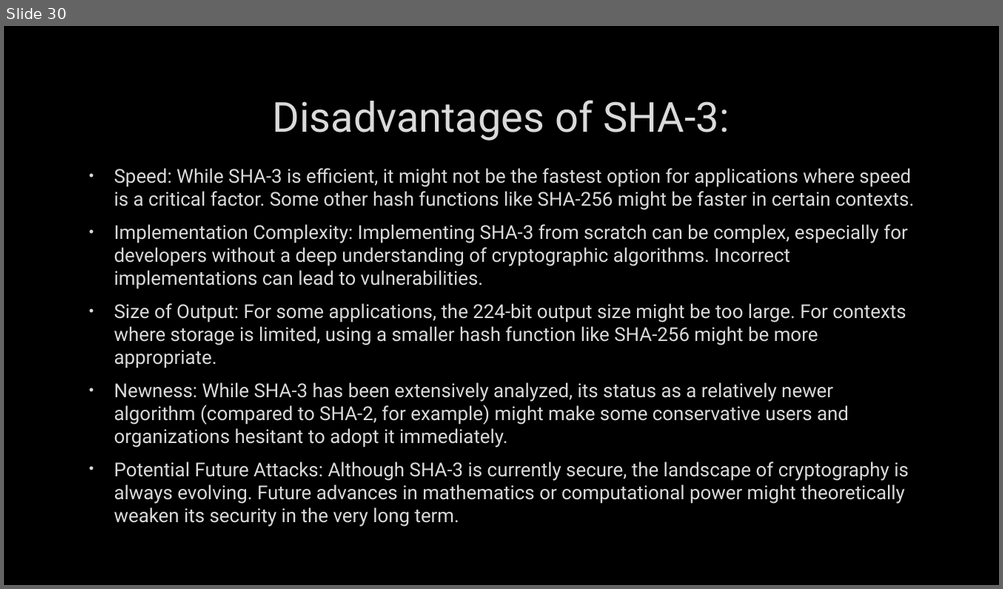
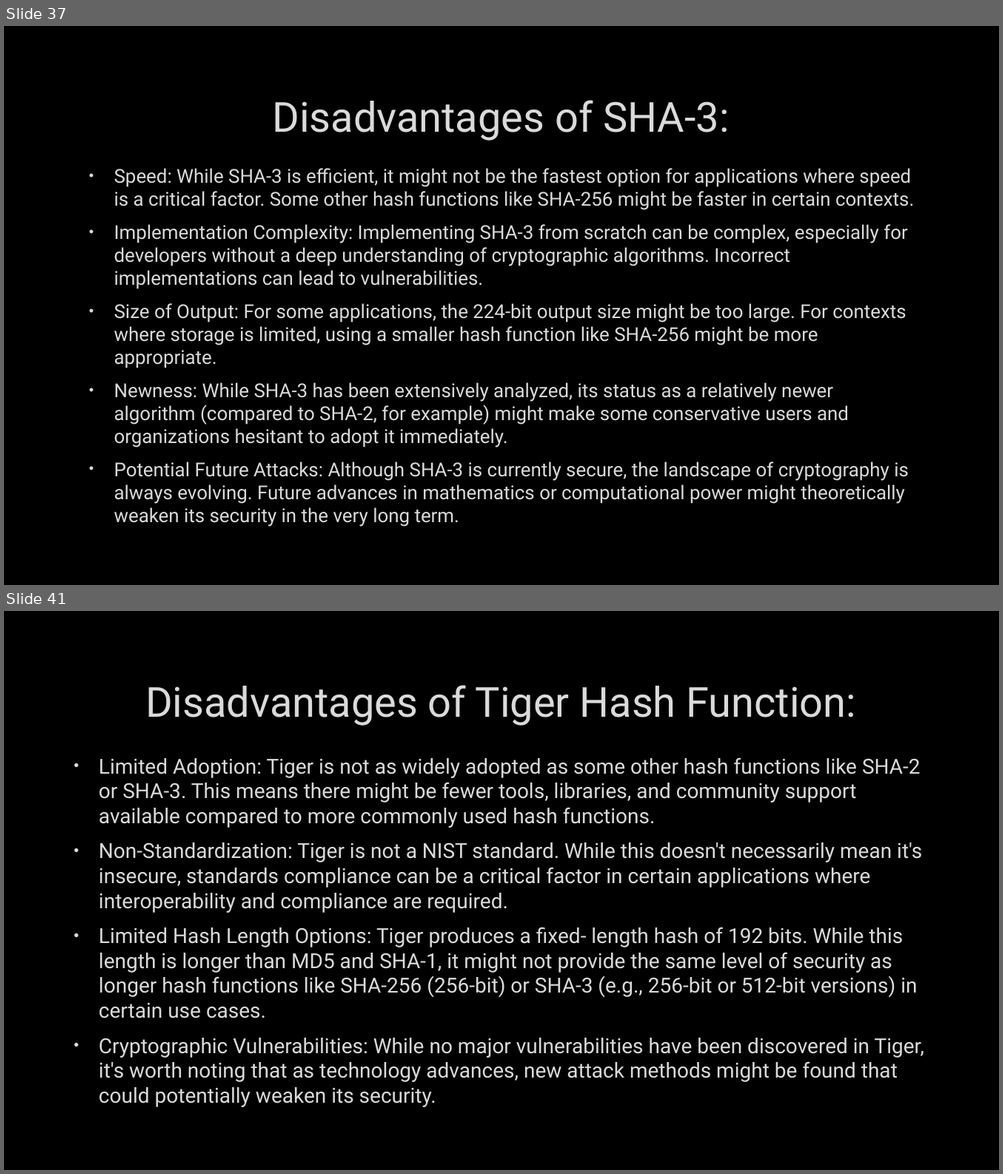
Before and after one commit to MohamedEmary/graduation-project, a slide deck: tasks/week-01/hashing.pptx. Shown one above the other, each under a label of ours: slide 30 before the commit, slides 37 and 41 after it; the slides between them are not shown. The pictures are 1003x589 and 1003x1174 pixels, drawn with LibreOffice and Linux fonts; fonts in the diff are those of the drawing; background and template pictures are left out. Boxes give left, top, right and bottom in pixels: in the first picture for what was removed or moved away, otherwise in the second. Text is boxed around its words. In the diff, an @@ line names an element or a change of style, - is before the commit and + after.

```diff
--- a/tasks/week-01/hashing.pptx
+++ b/tasks/week-01/hashing.pptx
@@ slide 41 added at [4,611,999,1170], background picture (left out) @@
@@ title added at [145,685,856,726], 40 pt, text #DADADA @@
+Disadvantages of Tiger Hash Function:
@@ text added at [99,758,924,1108], 20 pt, text #DADADA @@
+• Limited Adoption: Tiger is not as widely adopted as some other hash functions like SHA-2 or SHA-3. This means there might be fewer tools, libraries, and community support available compared to more commonly used hash functions.
+• Non-Standardization: Tiger is not a NIST standard. While this doesn't necessarily mean it's insecure, standards compliance can be a critical factor in certain applications where interoperability and compliance are required.
+• Limited Hash Length Options: Tiger produces a fixed- length hash of 192 bits. While this length is longer than MD5 and SHA-1, it might not provide the same level of security as longer hash functions like SHA-256 (256-bit) or SHA-3 (e.g., 256-bit or 512-bit versions) in certain use cases.
+• Cryptographic Vulnerabilities: While no major vulnerabilities have been discovered in Tiger, it's worth noting that as technology advances, new attack methods might be found that could potentially weaken its security.
@@ what was slide 30 is now slide 37 @@
```
Also in this commit, not shown: 4 slides changed, 12 other slides added, 2 slides removed.
